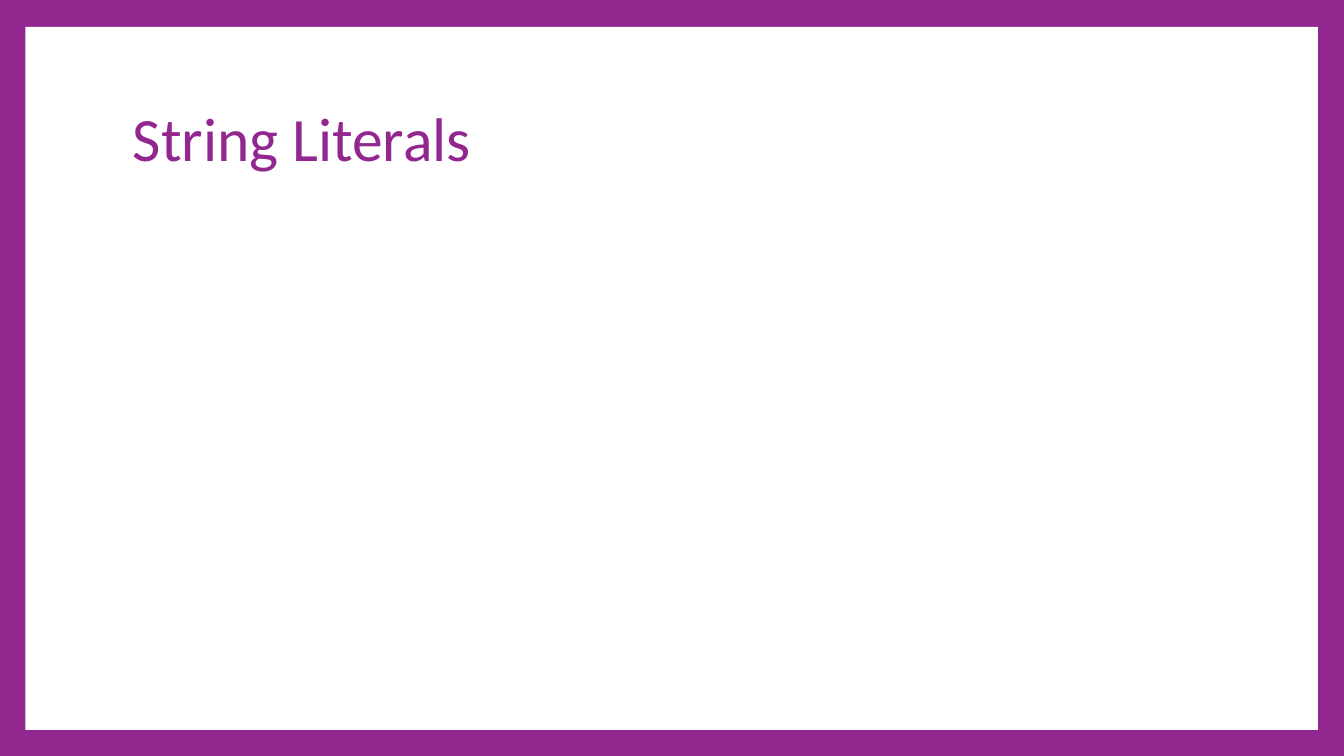
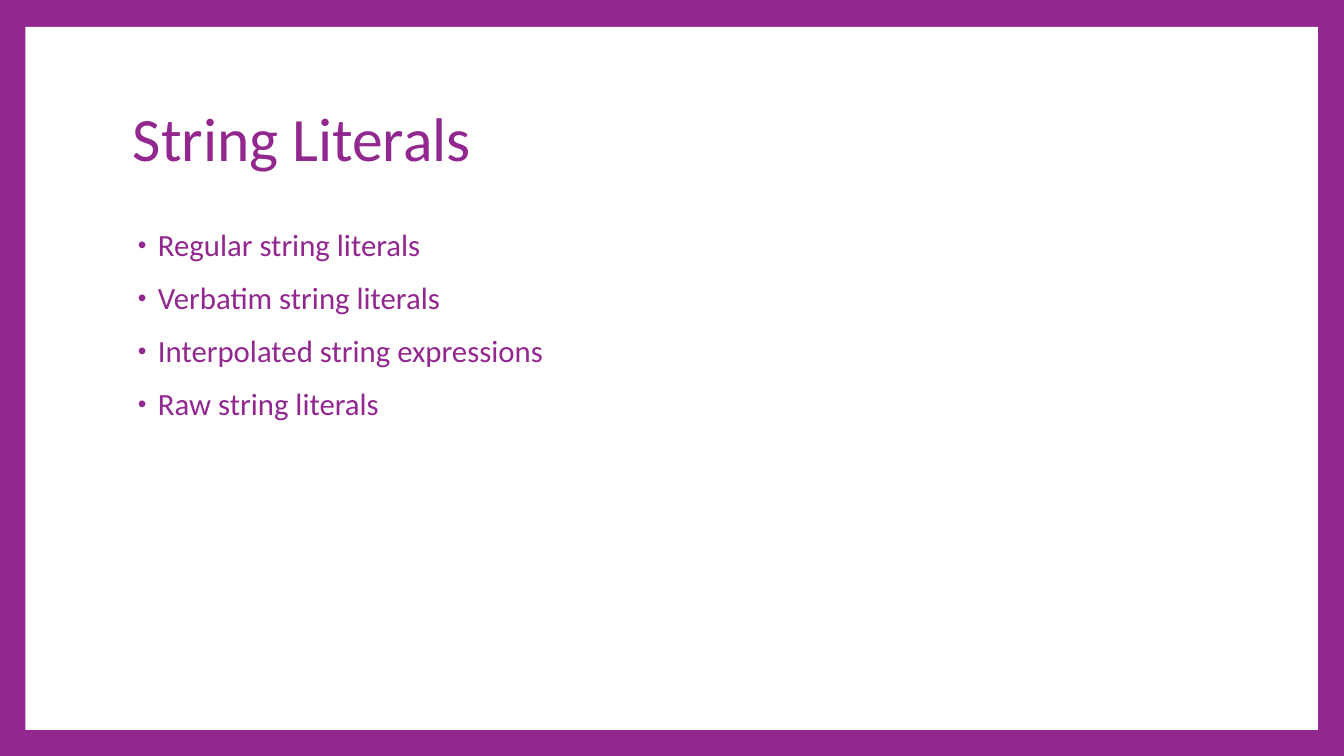
Before and after one commit to cdiggins/cs321, a slide deck: slide 45 of class-notes/cs321-winter-2023-lecture-3-strings.pptx (slide 38 before the commit). Drawn at 1344x756 pixels with LibreOffice and Linux fonts; fonts in the diff are those of the drawing. Boxes give left, top, right and bottom in pixels: in the first picture for what was removed or moved away, otherwise in the second. Text is boxed around its words. In the diff, an @@ line names an element or a change of style, - is before the commit and + after.

```diff
--- a/class-notes/cs321-winter-2023-lecture-3-strings.pptx
+++ b/class-notes/cs321-winter-2023-lecture-3-strings.pptx
@@ text added at (x1=158, y1=234, x2=543, y2=421), 33 pt, text #92278F @@
+• Regular string literals
+• Verbatim string literals
+• Interpolated string expressions
+• Raw string literals
```
Also in this commit, not shown: 7 other slides changed, 24 slides added, 1 slide removed, 3 other files.
